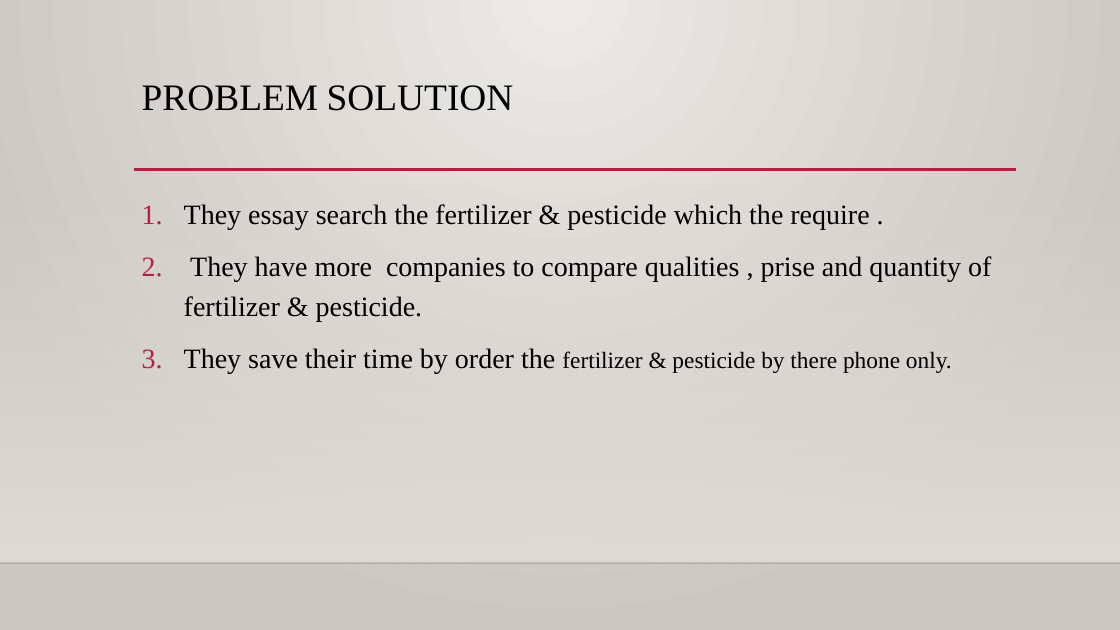
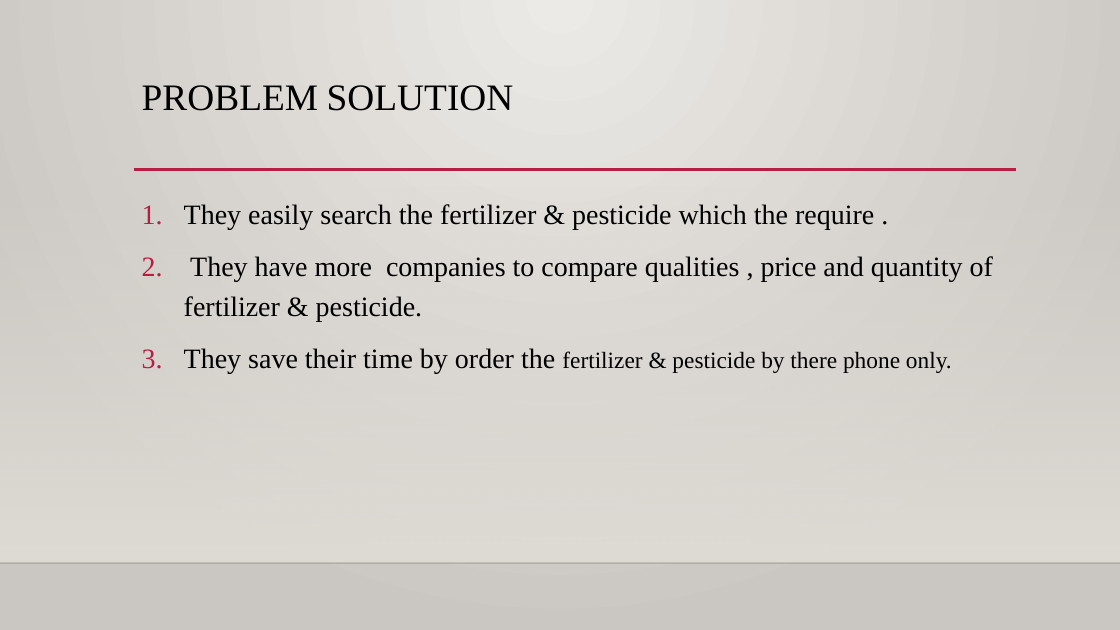
Before and after one commit to dhanrajyadav2000dj/new-, a slide deck: slide 6 of kishan.pptx. Drawn at 1120x630 pixels with LibreOffice and Linux fonts; fonts in the diff are those of the drawing; background and template pictures are left out. Boxes give left, top, right and bottom in pixels: in the first picture for what was removed or moved away, otherwise in the second. Text is boxed around its words. In the diff, an @@ line names an element or a change of style, - is before the commit and + after.

```diff
--- a/kishan.pptx
+++ b/kishan.pptx
@@ text at <box>184,204,993,321</box>: text changed @@
-1. They essay search the fertilizer & pesticide which the require .
-2. They have more companies to compare qualities , prise and quantity of fertilizer & pesticide.
+1. They easily search the fertilizer & pesticide which the require .
+2. They have more companies to compare qualities , price and quantity of fertilizer & pesticide.
```
Also in this commit, not shown: 8 other slides changed, 6 other files.
